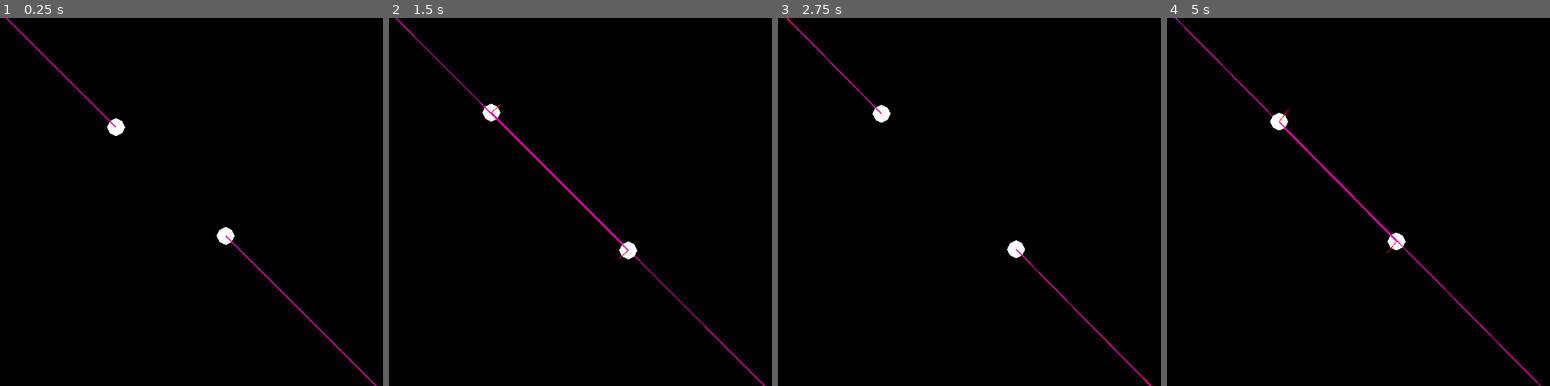
Above: before the commit, frames 1-4 (left to right).
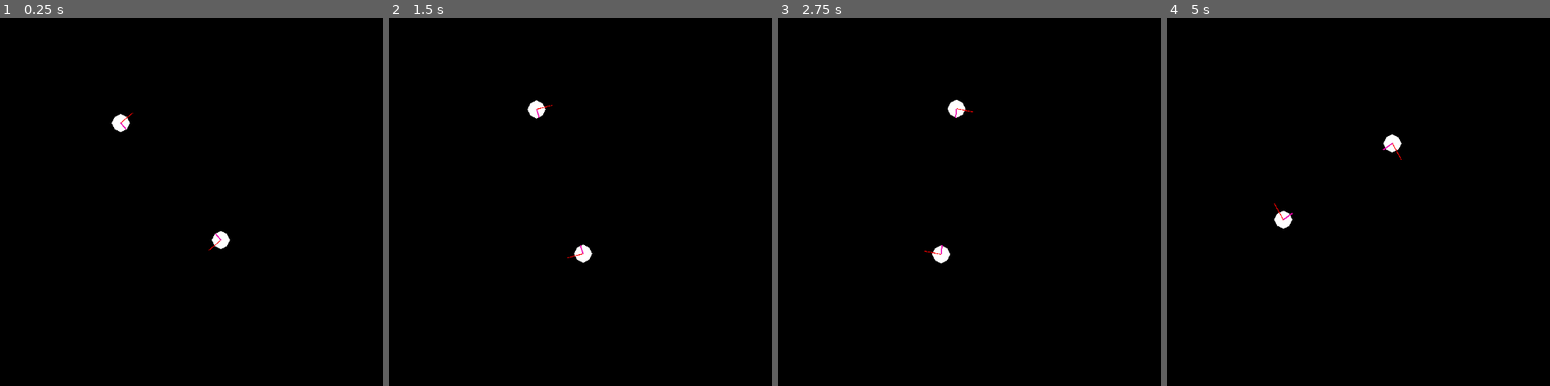
Above: after the commit, the same moments.

Repository: PedroHFMG/gravity_sim_2D
Game: Godot game, scene res://main.tscn
Two runs of this game, one before a commit and one after it. Both use one fixed random seed, a clock stepped at 60 frames per second and the inputs below.
Inputs:
- Up to frame 1 (0.25 s): no input
- Up to frame 2 (1.5 s): no input
- Up to frame 3 (2.75 s): no input
- Up to frame 4 (5 s): no input

The runs differ from the first frame. In frame 1, 0.8% of the frame differs, in the area x 1-99%, y 0-100%; in frame 2, 1.3%; in frame 3, 1.1%; in frame 4, 1.4%, in the area x 2-98%, y 0-100%.

Commit message:
fixing gravity eq.

Diff:
--- a/main.tscn
+++ b/main.tscn
@@ -25,7 +25,7 @@
 func gravidade(p1, p2, delta):
 	var distance = (p2.position - p1.position).length()
 
-	var newton_eq = G * (p1.mass * p2.mass / distance * distance)
+	var newton_eq = G * (p1.mass * p2.mass) / (distance * distance)
 
 	var force_direction = (p2.position - p1.position).normalized()
 
